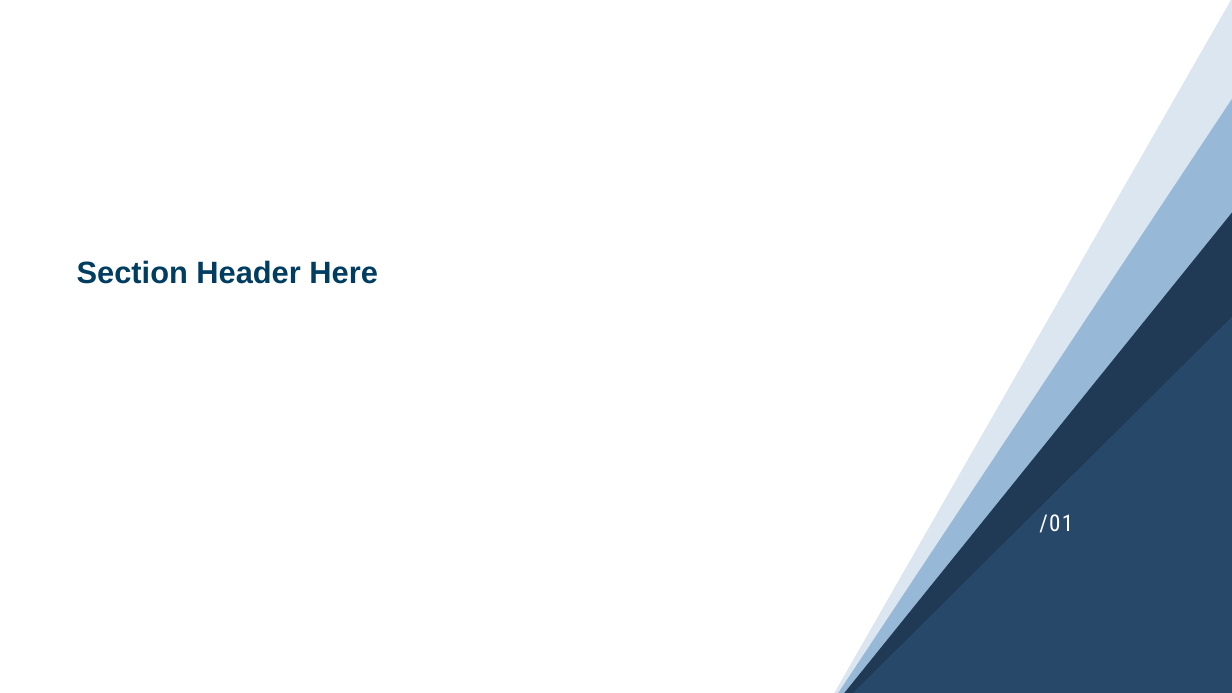
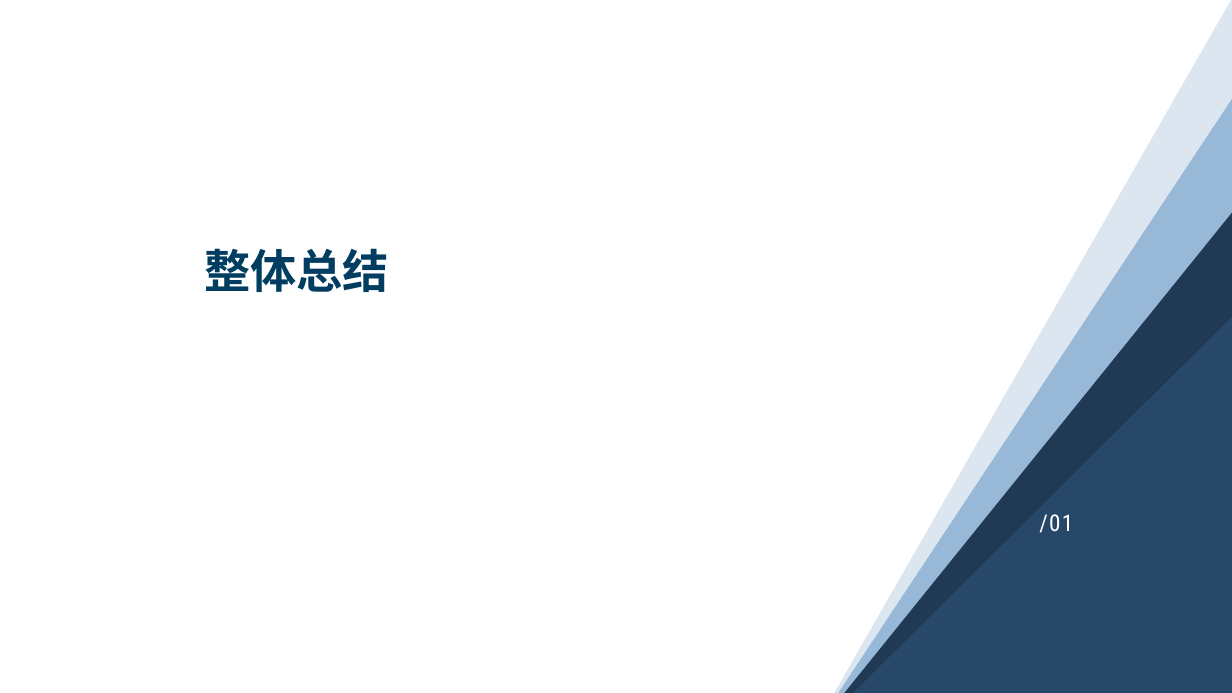
Before and after one commit to sebuaa2019/Team108, a slide deck: slide 3 of 申优答辩工作/申优答辩/Team108-申优答辩.pptx. Drawn at 1232x693 pixels with LibreOffice and Linux fonts; fonts in the diff are those of the drawing. Boxes give left, top, right and bottom in pixels: in the first picture for what was removed or moved away, otherwise in the second. Text is boxed around its words. In the diff, an @@ line names an element or a change of style, - is before the commit and + after.

```diff
--- a/申优答辩工作/申优答辩/Team108-申优答辩.pptx
+++ b/申优答辩工作/申优答辩/Team108-申优答辩.pptx
@@ title at [204,248,389,292]: text changed; size 24 to 36 pt @@
-Section Header Here
+整体总结
```
Also in this commit, not shown: 5 slides added.
